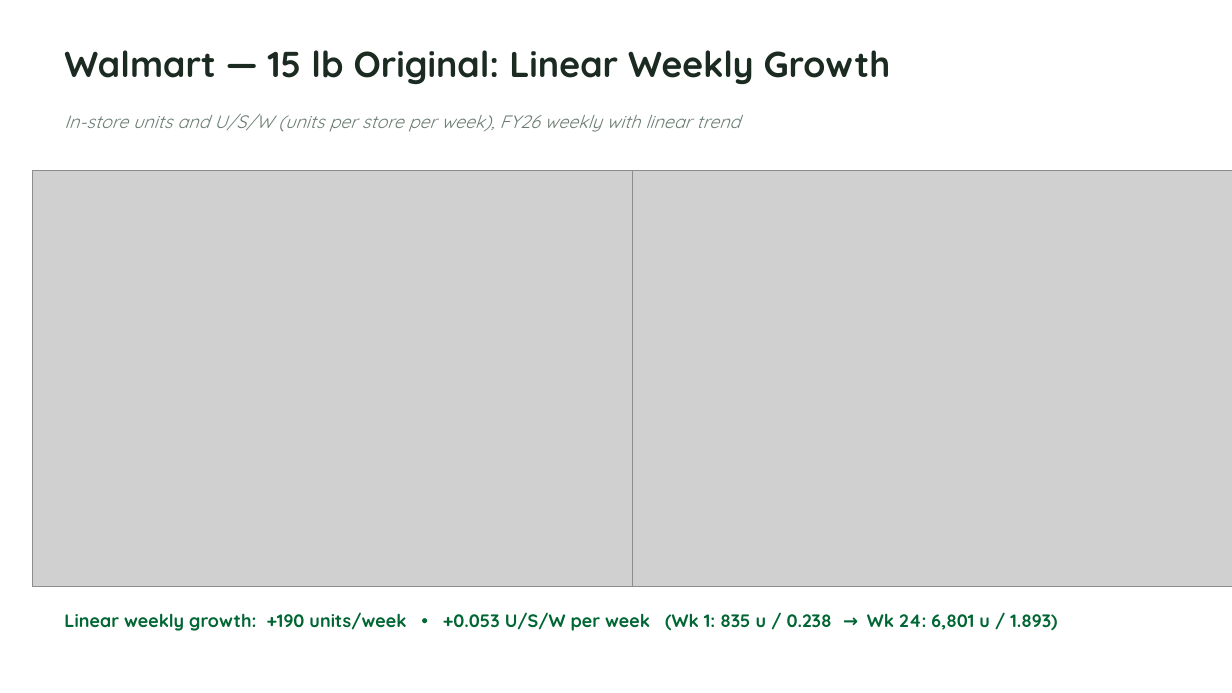
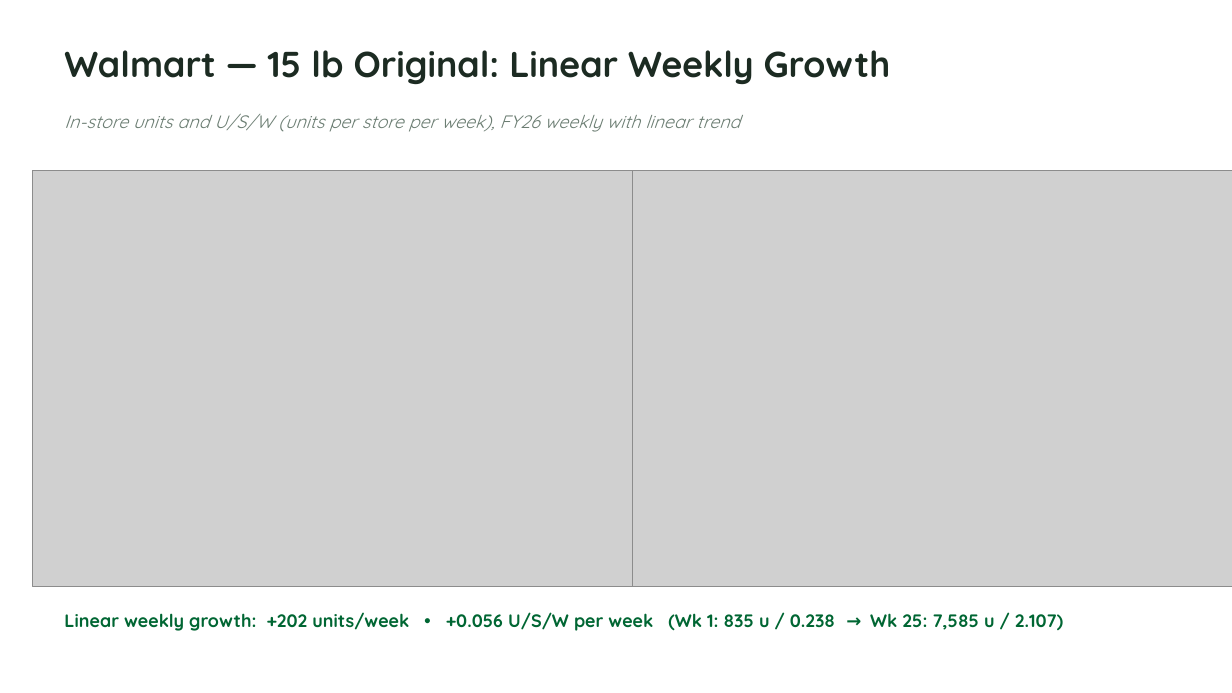
Before and after one commit to homedoctorpro/catalyst-walmart-dashboard, a slide deck: slide 3 of Growth Report/Catalyst_Growth_Report.pptx. Drawn at 1232x693 pixels with LibreOffice and Linux fonts; fonts in the diff are those of the drawing; grey boxes stand for pictures. Boxes give left, top, right and bottom in pixels: in the first picture for what was removed or moved away, otherwise in the second. Text is boxed around its words. In the diff, an @@ line names an element or a change of style, - is before the commit and + after.

```diff
--- a/Growth Report/Catalyst_Growth_Report.pptx
+++ b/Growth Report/Catalyst_Growth_Report.pptx
@@ text at (64,612,1063,631): text changed @@
-Linear weekly growth: +190 units/week • +0.053 U/S/W per week (Wk 1: 835 u / 0.238 → Wk 24: 6,801 u / 1.893)
+Linear weekly growth: +202 units/week • +0.056 U/S/W per week (Wk 1: 835 u / 0.238 → Wk 25: 7,585 u / 2.107)
```
Also in this commit, not shown: 5 other files.
